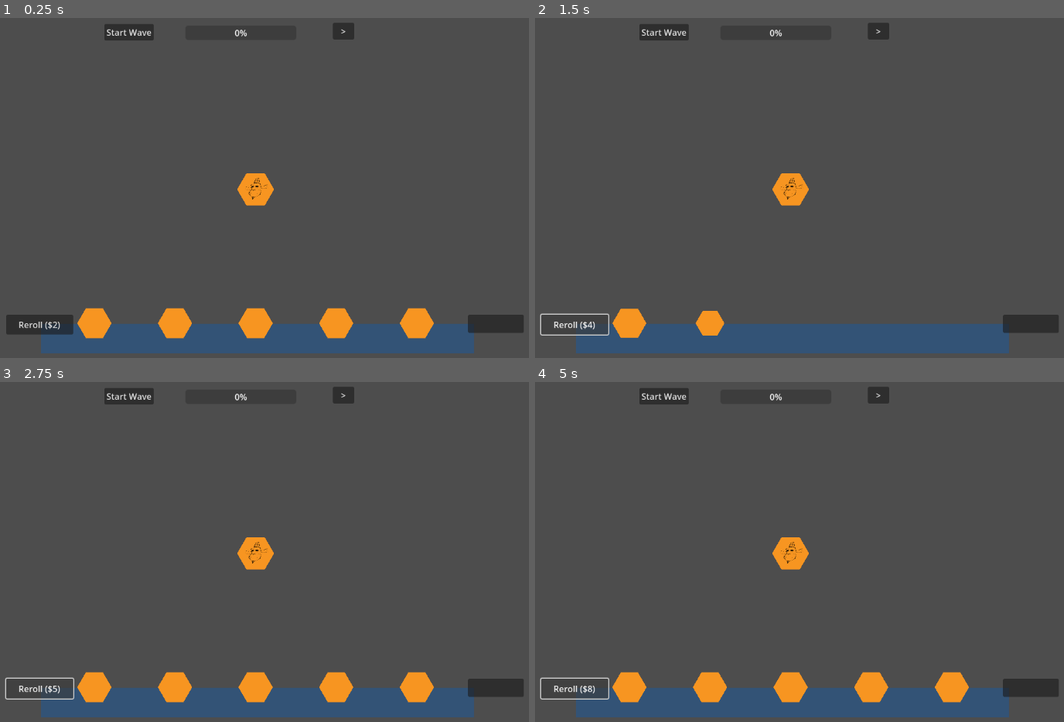
Above: before the commit, frames 1-4 (two rows, left to right).
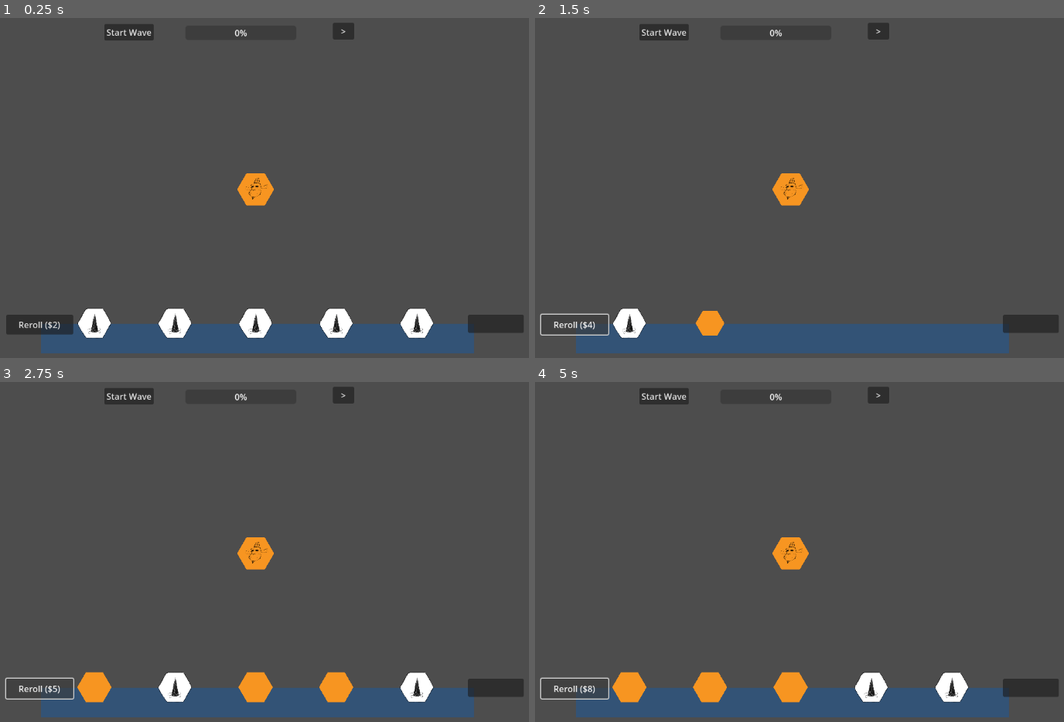
Above: after the commit, the same moments.

Repository: mitchfields/Bee_game_repo3
Game: Godot game, scene res://scenes/World.tscn
The game is run twice, just before and just after one commit, with the same random seed, the same clock (stepped at 60 frames per second) and the same inputs. The engine's default icon, where the game draws it, is replaced by a stand-in: a white triangle on a blue panel in a dark square.
Inputs:
- Up to frame 1 (0.25 s): no input
- Up to frame 2 (1.5 s): click "Reroll ($2)" at 0.5 s; click "Reroll ($3)" at 1.25 s
- Up to frame 3 (2.75 s): click "Reroll ($4)" at 2 s
- Up to frame 4 (5 s): click "Reroll ($5)" at 2.75 s; click "Reroll ($6)" at 3.5 s; click "Reroll ($7)" at 4.25 s

The runs differ from the first frame. In frame 1, 2.2% of the frame differs, in the area x 14-83%, y 85-95%; in frame 2, 0.4%; in frame 3, 0.9%; in frame 4, 0.9%.

Commit message:
Functioning Shop with Rerolls updating new hexagons

Diff:
--- /dev/null
+++ b/ProjectileManager.gd
@@ -0,0 +1 @@
+extends Node
--- a/project.godot
+++ b/project.godot
@@ -18,3 +18,4 @@
 [autoload]
 
 GridManager="*res://scripts/GridManager.gd"
+ProjectileManager="*res://ProjectileManager.gd"
--- /dev/null
+++ b/scenes/Projectile.tscn
@@ -0,0 +1,8 @@
+[gd_scene load_steps=2 format=3 uid="uid://btgsg5cffo7bd"]
+
+[ext_resource type="Script" uid="uid://b824tmgv6miib" path="res://scripts/Projectile.gd" id="1_dprbf"]
+
+[node name="Projectile" type="Node2D"]
+script = ExtResource("1_dprbf")
+
+[node name="Sprite" type="Sprite2D" parent="."]
--- /dev/null
+++ b/scenes/SniperTurret.tscn
@@ -0,0 +1,12 @@
+[gd_scene load_steps=3 format=3 uid="uid://ncdu2faijkrd"]
+
+[ext_resource type="Script" uid="uid://c0516ionebivq" path="res://scripts/Turret.gd" id="1_3fd6t"]
+[ext_resource type="Texture2D" uid="uid://bwrfybexk5oni" path="res://textures/beegame_previs_sketches_0018_sniper.png" id="2_xs7vd"]
+
+[node name="SniperTurret" type="Node2D"]
+script = ExtResource("1_3fd6t")
+metadata/_custom_type_script = "uid://dxagxtulkyjwf"
+
+[node name="Sprite2D" type="Sprite2D" parent="."]
+scale = Vector2(0.205, 0.205)
+texture = ExtResource("2_xs7vd")
--- a/scenes/World.tscn
+++ b/scenes/World.tscn
@@ -6,6 +6,7 @@
 [ext_resource type="PackedScene" uid="uid://cfecedf7skswl" path="res://scenes/HexagonTile.tscn" id="4_p1v5b"]
 [ext_resource type="PackedScene" uid="uid://c0li1mfxqf3xg" path="res://scenes/Queen.tscn" id="5_pof0q"]
 [ext_resource type="Script" uid="uid://x3xi8fnbanl4" path="res://scripts/ShopBar.gd" id="7_0uv0p"]
+[ext_resource type="PackedScene" uid="uid://ncdu2faijkrd" path="res://scenes/SniperTurret.tscn" id="8_pdh0q"]
 [ext_resource type="Script" uid="uid://dpvon03y1t6qx" path="res://scripts/WaveManager.gd" id="8_ygioq"]
 [ext_resource type="Script" uid="uid://el2sha2pbr2x" path="res://scripts/GameUI.gd" id="9_pdh0q"]
 
@@ -63,7 +64,7 @@
 [node name="ShopBar" type="Node2D" parent="GameLayer/UI"]
 position = Vector2(576, 573)
 script = ExtResource("7_0uv0p")
-item_scenes = Array[PackedScene]([ExtResource("4_p1v5b")])
+item_scenes = Array[PackedScene]([ExtResource("4_p1v5b"), ExtResource("8_pdh0q")])
 bar_width = 601.065
 drop_back_ratio = 0.16
 
--- /dev/null
+++ b/scripts/Projectile.gd
@@ -0,0 +1,65 @@
+# res://scenes/Projectile.gd
+extends Node2D
+
+signal returned_to_pool
+
+var velocity : Vector2
+var _type    : ProjectileType
+var _time    : float = 0.0
+
+func init(pt: ProjectileType, start_pos: Vector2, dir: Vector2) -> void:
+	_type = pt
+	global_position = start_pos
+	_time = 0.0
+
+	# configure visuals
+	$Sprite.texture = pt.texture
+	$Sprite.modulate = pt.color
+
+	# compute velocity once
+	velocity = dir.normalized() * pt.stats.speed
+
+	show()
+	set_process(true)
+	# behaviors on_spawn
+	for beh in pt.behaviors:
+		beh.on_spawn(self, pt)
+
+func _process(delta: float) -> void:
+	# move
+	global_position += velocity * delta
+
+	# update behaviors
+	for beh in _type.behaviors:
+		beh.on_update(self, _type, delta)
+
+	# lifetime check
+	_time += delta
+	if _time >= _type.stats.lifetime:
+		_expire()
+		return
+
+	# --- Godot 4 style point query ---
+	var params = PhysicsPointQueryParameters2D.new()
+	params.position = global_position
+	params.collide_with_bodies = true
+	params.collide_with_areas = true
+	# max_results = 1 since we only care about the first hit
+	var results = get_world_2d().direct_space_state.intersect_point(params, 1)
+	if results.size() > 0:
+		var hit = results[0].collider
+		if hit.is_in_group("Enemies"):
+			for beh in _type.behaviors:
+				beh.on_hit(self, _type, hit)
+			hit.take_damage(_type.stats.damage)
+			_return_to_pool()
+
+func _expire() -> void:
+	for beh in _type.behaviors:
+		beh.on_expire(self, _type)
+	_return_to_pool()
+
+func _return_to_pool() -> void:
+	set_process(false)
+	hide()
+	emit_signal("returned_to_pool", self)
--- /dev/null
+++ b/scripts/ProjectileBehavior.gd
@@ -0,0 +1,14 @@
+extends Resource
+class_name ProjectileBehavior
+
+# Called once when the projectile spawns
+func on_spawn(proj: Node2D, pt: ProjectileType) -> void: pass
+
+# Called every frame
+func on_update(proj: Node2D, pt: ProjectileType, delta: float) -> void: pass
+
+# Called when hitting an enemy
+func on_hit(proj: Node2D, pt: ProjectileType, target: Node) -> void: pass
+
+# Called when lifetime expires
+func on_expire(proj: Node2D, pt: ProjectileType) -> void: pass
--- /dev/null
+++ b/scripts/ProjectileManager.gd
@@ -0,0 +1,25 @@
+extends Node2D
+
+@export var pool_size: int = 200
+var _free = []
+var _in_use = []
+
+func _ready() -> void:
+	for i in pool_size:
+		var p = preload("res://scenes/Projectile.tscn").instantiate()
+		add_child(p)
+		p.hide()
+		p.connect("returned_to_pool", Callable(self, "_on_returned"))
+		_free.append(p)
+
+func spawn(pt: ProjectileType, start: Vector2, target: Vector2) -> void:
+	if _free.empty():
+		return
+	var p = _free.pop_back()
+	_in_use.append(p)
+	var dir = target - start
+	p.init(pt, start, dir)
+
+func _on_returned(p: Node) -> void:
+	_in_use.erase(p)
+	_free.append(p)
--- /dev/null
+++ b/scripts/ProjectileStats.gd
@@ -0,0 +1,6 @@
+extends Resource
+class_name ProjectileStats
+
+@export var speed:    float = 400.0
+@export var damage:     int = 10
+@export var lifetime: float = 2.0
--- /dev/null
+++ b/scripts/ProjectileType.gd
@@ -0,0 +1,9 @@
+extends Resource
+class_name ProjectileType
+
+@export var stats      : ProjectileStats
+@export var behaviors : Array[ProjectileBehavior] = []
+
+# visuals
+@export var texture   : Texture2D
+@export var color     : Color = Color(1,1,1)
--- a/scripts/ShopBar.gd
+++ b/scripts/ShopBar.gd
@@ -5,7 +5,7 @@
 @export var max_slots: int       = 5
 @export var bar_width: float     = 600.0
 @export var y_offset: float      = 0.0
-@export var drop_back_ratio: float = 0.1  # bottom 10% drop-back area
+@export var drop_back_ratio: float = 0.1  # bottom 10% = cancel area
 
 var items: Array[Node2D] = []
 var base_spacing: float  = 0.0
@@ -15,14 +15,9 @@
 
 func _ready() -> void:
 	randomize()
-	if max_slots > 1:
-		base_spacing = bar_width / float(max_slots - 1)
-	else:
-		base_spacing = 0.0
-
+	base_spacing = bar_width / float(max_slots - 1) if max_slots > 1 else 0.0
 	reroll_button.text = "Reroll ($%d)" % reroll_cost
 	reroll_button.connect("pressed", Callable(self, "_on_reroll_pressed"))
-
 	_spawn_shop_items()
 
 func _spawn_shop_items() -> void:
@@ -31,16 +26,19 @@
 		it.queue_free()
 	items.clear()
 
-	var available = item_scenes.size()
-	if available == 0:
+	if item_scenes.is_empty():
 		push_error("ShopBar: no scenes assigned to item_scenes")
 		return
 
 	# Spawn exactly max_slots (allow repeats)
 	for i in range(max_slots):
-		var scene = item_scenes[randi() % available]
+		var scene = item_scenes[randi() % item_scenes.size()]
 		var inst  = preload("res://scenes/ShopItem.tscn").instantiate() as Node2D
-		inst.set("spawn_scene", scene)
+		# tell the item which scene it will spawn
+		inst.spawn_scene = scene
+		# update its icon immediately
+		if inst.has_method("update_icon"):
+			inst.update_icon()
 		inst.scale    = Vector2.ONE
 		inst.position = _anchor_pos(i, max_slots)
 		add_child(inst)
@@ -51,7 +49,6 @@
 func _anchor_pos(index: int, count: int) -> Vector2:
 	if count <= 1:
 		return Vector2(0, y_offset)
-	# Pyramid-collapse spacing: shrinks as count decreases
 	var offset_x = -base_spacing * float(count - 1) * 0.5 + base_spacing * index
 	return Vector2(offset_x, y_offset)
 
@@ -59,20 +56,15 @@
 	var count = items.size()
 	for i in range(count):
 		var it = items[i]
-		if it == null:
-			continue
-		var target = _anchor_pos(i, count)
-		var tw     = create_tween()
-		var op     = tw.tween_property(it, "position", target, 0.3)
-		if op:
-			op.set_trans(Tween.TRANS_BOUNCE)
-			op.set_ease(Tween.EASE_OUT)
+		var tw = create_tween()
+		tw.tween_property(it, "position", _anchor_pos(i, count), 0.3)\
+		  .set_trans(Tween.TRANS_BOUNCE).set_ease(Tween.EASE_OUT)
 
 func _on_item_dropped(item: Node2D, drop_pos: Vector2) -> void:
 	var screen_h = get_viewport().get_visible_rect().size.y
 	if drop_pos.y < screen_h * (1.0 - drop_back_ratio):
 		# PURCHASE: remove and collapse
-		get_tree().current_scene._spawn_hex(item.get("spawn_scene"))
+		get_tree().current_scene._spawn_hex(item.spawn_scene)
 		items.erase(item)
 		item.queue_free()
 	else:
@@ -82,8 +74,7 @@
 	_reflow_items()
 
 func _on_reroll_pressed() -> void:
-	var available = item_scenes.size()
-	if available == 0:
+	if item_scenes.is_empty():
 		return
 
 	var new_items: Array[Node2D] = []
@@ -92,39 +83,29 @@
 		if i < items.size():
 			old_item = items[i]
 
-		# Skip frozen items (ShopItem.gd must define `var frozen := false`)
-		var keep_frozen := false
-		if old_item != null:
-			keep_frozen = old_item.frozen
-
+		var keep_frozen: bool = old_item != null and old_item.frozen
 		if keep_frozen:
 			new_items.append(old_item)
 		else:
-			# remove old
 			if old_item:
 				old_item.queue_free()
 
-			# spawn new at zero scale, at its slot
-			var scene = item_scenes[randi() % available]
+			var scene = item_scenes[randi() % item_scenes.size()]
 			var inst  = preload("res://scenes/ShopItem.tscn").instantiate() as Node2D
-			inst.set("spawn_scene", scene)
+			inst.spawn_scene = scene
+			if inst.has_method("update_icon"):
+				inst.update_icon()
 			inst.scale    = Vector2.ZERO
 			inst.position = _anchor_pos(i, max_slots)
 			add_child(inst)
 			new_items.append(inst)
 
-			# “ploop” scale-in with staggered delay
 			var tw = create_tween()
 			tw.tween_interval(0.1 * i)
-			var op = tw.tween_property(inst, "scale", Vector2.ONE, 0.25)
-			if op:
-				op.set_trans(Tween.TRANS_BOUNCE)
-				op.set_ease(Tween.EASE_OUT)
-	# replace items list
+			tw.tween_property(inst, "scale", Vector2.ONE, 0.25)\
+			  .set_trans(Tween.TRANS_BOUNCE).set_ease(Tween.EASE_OUT)
+
 	items = new_items
-
-	# increase cost and update button text
 	reroll_cost += 1
 	reroll_button.text = "Reroll ($%d)" % reroll_cost
-
 	_reflow_items()
--- a/scripts/ShopItem.gd
+++ b/scripts/ShopItem.gd
@@ -5,37 +5,55 @@
 @export var icon_size: Vector2 = Vector2(64, 64)
 
 var _dragging: bool = false
-var frozen: bool = false
+var frozen: bool    = false
 
 func _ready() -> void:
+	# scale the placeholder sprite if it already has a texture
 	var sprite = $Sprite2D
-	var tex_sz = sprite.texture.get_size()
+	if sprite.texture:
+		var tex_sz = sprite.texture.get_size()
+		if tex_sz.x > 0:
+			var scale_factor = icon_size.x / tex_sz.x
+			sprite.scale = Vector2(scale_factor, scale_factor)
+
+func update_icon() -> void:
+	# instantiate the scene just long enough to grab its Sprite2D texture
+	if not spawn_scene:
+		return
+	var tmp = spawn_scene.instantiate() as Node2D
+	if tmp.has_node("Sprite2D"):
+		var src = tmp.get_node("Sprite2D") as Sprite2D
+		if src.texture:
+			$Sprite2D.texture = src.texture
+	# clean up
+	tmp.queue_free()
+	# re-scale to fit
+	var tex_sz = $Sprite2D.texture.get_size()
 	if tex_sz.x > 0:
-		var f = icon_size.x / tex_sz.x
-		sprite.scale = Vector2(f, f)
+		var scale_factor = icon_size.x / tex_sz.x
+		$Sprite2D.scale = Vector2(scale_factor, scale_factor)
 
 func _input(event: InputEvent) -> void:
 	if event is InputEventMouseButton:
 		var local = to_local(event.position)
 		var hit_rect = Rect2(-icon_size * 0.5, icon_size)
+
+		# Right‐click: toggle frozen
 		if event.button_index == MOUSE_BUTTON_RIGHT and event.pressed and hit_rect.has_point(local):
 			frozen = not frozen
-			if frozen:
-				modulate = Color(0.7, 0.7, 1)
-			else:
-				modulate = Color(1, 1, 1)
+			modulate = Color(0.7, 0.7, 1) if frozen else Color(1, 1, 1)
 			return
+
+		# Left‐click: start/stop drag
 		if event.button_index == MOUSE_BUTTON_LEFT:
 			if event.pressed and hit_rect.has_point(local):
 				_dragging = true
-				modulate = Color(1, 1, 1, 0.7)
+				modulate = Color(1,1,1,0.7)
 			elif not event.pressed and _dragging:
 				_dragging = false
-				if frozen:
-					modulate = Color(0.7, 0.7, 1)
-				else:
-					modulate = Color(1, 1, 1)
+				modulate = Color(0.7,0.7,1) if frozen else Color(1,1,1)
 				get_parent()._on_item_dropped(self, event.position)
 				return
+
 	elif _dragging and event is InputEventMouseMotion:
 		global_position = event.position
--- /dev/null
+++ b/scripts/Turret.gd
@@ -0,0 +1 @@
+extends "res://scripts/HexagonTile.gd"
Not shown, added: ProjectileManager.gd.uid
Not shown: 1 places in scenes/World.tscn that only renumber resources
Not shown, added: scripts/Projectile.gd.uid
Not shown, added: scripts/ProjectileBehavior.gd.uid
Not shown, added: scripts/ProjectileManager.gd.uid
Not shown, added: scripts/ProjectileStats.gd.uid
Not shown, added: scripts/ProjectileType.gd.uid
Not shown, added: scripts/Turret.gd.uid
Binary file added: scripts/beegame_previs_sketches_0018_sniper.png
Not shown, added: scripts/beegame_previs_sketches_0018_sniper.png.import
Binary file added: textures/beegame_previs_sketches_0018_sniper.png
Not shown, added: textures/beegame_previs_sketches_0018_sniper.png.import
